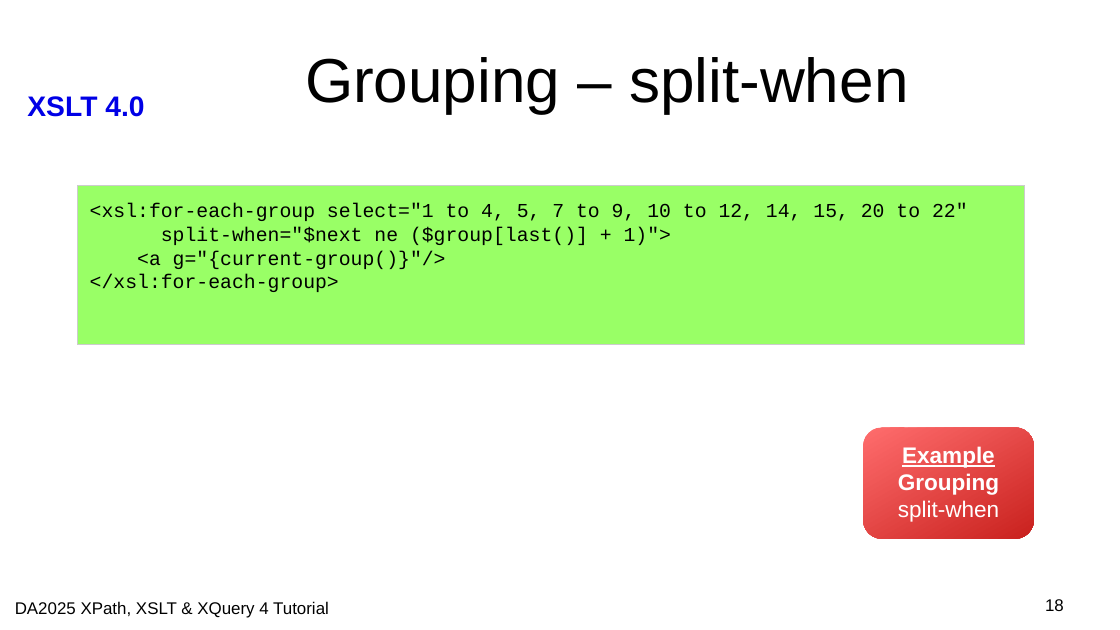
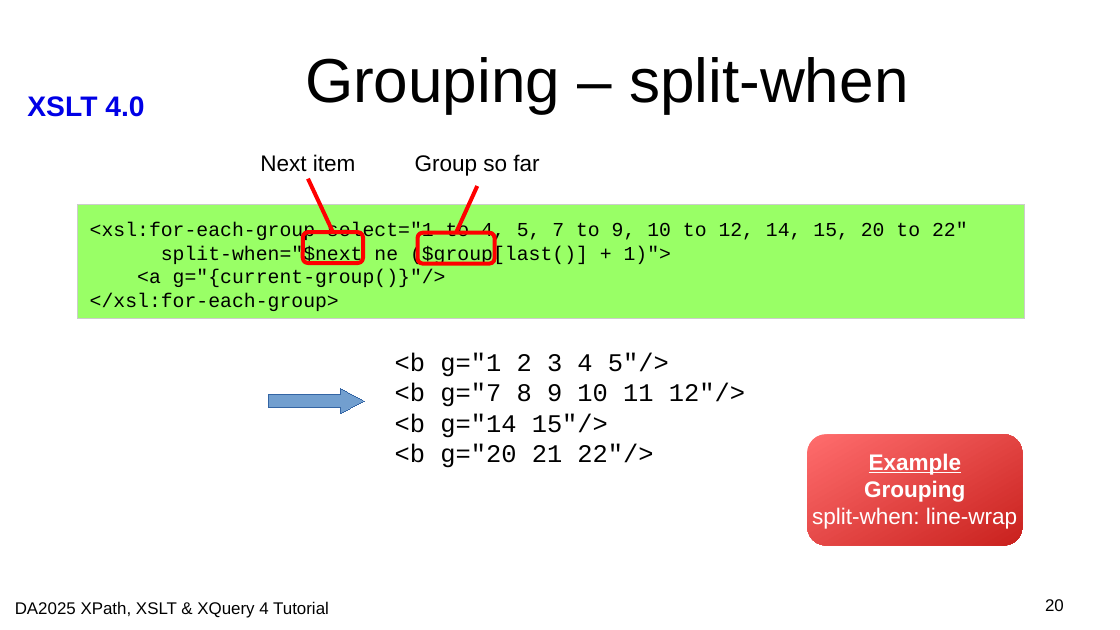
Before and after one commit to johnlumley/johnlumley.github.io, a slide deck: slide 20 of DA2025/slides/QT4-XSLT.odp (slide 18 before the commit). Drawn at 1120x630 pixels with LibreOffice and Linux fonts; fonts in the diff are those of the drawing; background and template pictures are left out. Boxes give left, top, right and bottom in pixels: in the first picture for what was removed or moved away, otherwise in the second. Text is boxed around its words. In the diff, an @@ line names an element or a change of style, - is before the commit and + after.

```diff
--- a/DA2025/slides/QT4-XSLT.odp
+++ b/DA2025/slides/QT4-XSLT.odp
@@ text added at (260, 154, 356, 172), 16 pt, text #000000 @@
+Next item
@@ line added from (308, 179) to (333, 233), #FF0000 2.83 pt @@
@@ text added at (415, 154, 539, 176), 16 pt, text #000000 @@
+Group so far
@@ rectangle "<xsl:for-each-group select="1 to 4, 5, ...": place and size @@
-rectangle "<xsl:for-each-group select="1 to 4, 5, ..." at (77, 186, 1024, 345)
+rectangle "<xsl:for-each-group select="1 to 4, 5, ..." at (77, 205, 1024, 319)
@@ line added from (478, 186) to (456, 233), #FF0000 2.83 pt @@
@@ rounded rectangle added at (303, 233, 363, 263), outline #FF0000 2.83 pt @@
@@ rounded rectangle added at (418, 233, 495, 263), outline #FF0000 2.83 pt @@
@@ text added at (395, 352, 745, 468), 18 pt, text #000000 @@
+<b g="1 2 3 4 5"/>
+<b g="7 8 9 10 11 12"/>
+<b g="14 15"/>
+<b g="20 21 22"/>
@@ right arrow added at (268, 388, 364, 414), fill #729FCF, outline #3465A4 0 pt @@
@@ rounded rectangle "Example Grouping split-when: line-wrap": place and size @@
-rounded rectangle "Example Grouping split-when: line-wrap" at (864, 428, 1035, 539)
+rounded rectangle "Example Grouping split-when: line-wrap" at (808, 435, 1023, 546)
@@ text in rounded rectangle at (812, 453, 1017, 529): text changed; bold off @@
-Example
-Grouping
-split-when
+Example
+Grouping
+split-when: line-wrap
@@ page number at (1045, 599, 1064, 611): text changed @@
-18
+20
```
Also in this commit, not shown: 7 other slides changed, 4 slides added, 1 slide removed, 20 other files.
